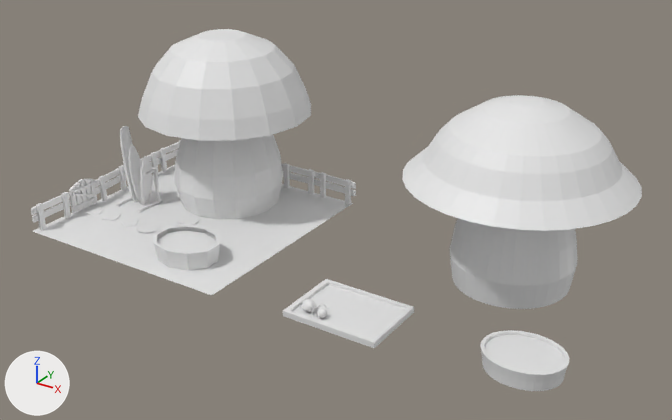
An edit to the Blender file public/models/Summer/summer.blend, drawn before and after from the same camera.
The view is the same before and after, from a 50 mm lens placed at (10.22, -11.19, 7.08), pointed at (2.86, 0.09, 0.82). The lights are fixed; the arrows at lower left show +X, +Y and +Z.

The older version as bpy lines, for what is in view:
```python
ob_bed = bpy.data.objects.new('bed', me_cube_004)
ob_bed.location = (4.01, -1.33, 0.0)
ob_bed.scale = (0.77, 0.563, 0.0459)
ob_container = bpy.data.objects.new('container', me_cylinder_007)
ob_container.location = (0.87, -1.25, 0.0)
ob_container.scale = (0.598, 0.488, 0.163)
ob_cylinder_002 = bpy.data.objects.new('Cylinder.002', me_cylinder_003)
ob_cylinder_002.location = (3.68, -1.8, 0.05)
ob_cylinder_002.rotation_euler = (0.0, 0.0, 1.571)  # degrees (0, 0, 90)
ob_cylinder_002.scale = (0.00759, 0.00759, 0.0107)
ob_oldcap = bpy.data.objects.new('oldcap', me_cylinder_001)
ob_oldcap.location = (5.56, 0.92, 1.72)
ob_oldcap.scale = (1.14, 1.14, 0.404)
ob_oldpool = bpy.data.objects.new('oldpool', me_cylinder_002)
ob_oldpool.location = (6.68, -1.25, 0.0)
ob_oldpool.scale = (0.584, 0.485, 0.139)
ob_oldstem = bpy.data.objects.new('oldstem', me_cylinder)
ob_oldstem.location = (5.56, 0.92, 0.0)
ob_oldstem.scale = (0.954, 0.954, 1.62)
ob_oldwater = bpy.data.objects.new('oldwater', me_cylinder_004)
ob_oldwater.location = (6.68, -1.25, -0.66)
ob_oldwater.scale = (0.584, 0.485, 0.139)
ob_sphere_001 = bpy.data.objects.new('Sphere.001', me_sphere_001)
ob_sphere_001.location = (3.67, -1.67, 0.15)
# also in view: 'cap' at (0.0, 0.92, 2.39); 'fence09' at (1.66, 1.94, 0.24); 'door' at (-1.92, -0.83, 0.3); 'fence08' at (0.83, 1.94, 0.24); 'stem' at (0.0, 0.92, 0.86)
```
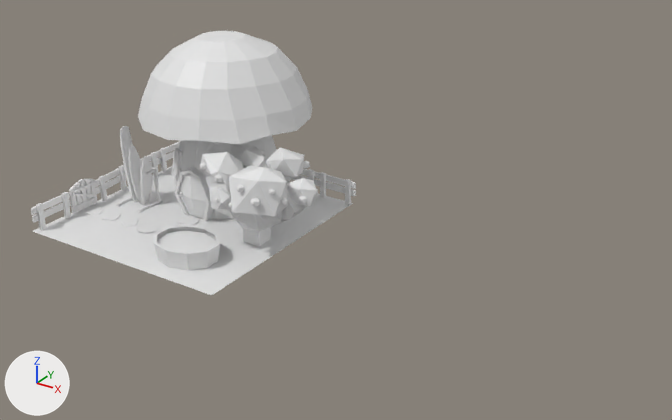
Commit message: summer model updates

Where the change shows, as pixel boxes [x1, y1, x2, y2] in the pictures (672 x 420 px):
'oldcap', deleted: before [402, 95, 642, 231]
'oldstem', deleted: before [450, 218, 578, 309]
'bed', deleted: before [283, 279, 414, 348]
'leaves.001', added: after [228, 166, 288, 216]
'oldwater', deleted: before [485, 335, 565, 373]
'oldpool', deleted: before [481, 330, 569, 391]
'trunk', added: after [205, 164, 306, 246]
'leaves.006', added: after [200, 152, 243, 184]
'leaves.003', added: after [266, 147, 310, 177]
'leaves.002', added: after [287, 178, 318, 207]
'leaves.004', added: after [238, 146, 267, 168]
'leaves.005', added: after [210, 187, 231, 208]
'Sphere.001', deleted: before [302, 299, 327, 318]
'Cylinder.002', deleted: before [310, 304, 330, 318]

The change, as a diff of the scene's bpy script:
```diff
--- a/public/models/Summer/summer.blend.py
+++ b/public/models/Summer/summer.blend.py
@@ ob_oldstem @@
-ob_oldstem = bpy.data.objects.new('oldstem', me_cylinder)
@@ ob_oldcap @@
-ob_oldcap = bpy.data.objects.new('oldcap', me_cylinder_001)
@@ ob_oldpool @@
-ob_oldpool = bpy.data.objects.new('oldpool', me_cylinder_002)
@@ ob_oldwater @@
-ob_oldwater = bpy.data.objects.new('oldwater', me_cylinder_004)
@@ ob_bed @@
-ob_bed = bpy.data.objects.new('bed', me_cube_004)
@@ ob_sphere_001 @@
-ob_sphere_001 = bpy.data.objects.new('Sphere.001', me_sphere_001)
@@ ob_cylinder_002 @@
-ob_cylinder_002 = bpy.data.objects.new('Cylinder.002', me_cylinder_003)
@@ ob_leaves_005 @@
+ob_leaves_005 = bpy.data.objects.new('leaves.005', me_icosphere_005)  # 24 vertices, 40 faces; spans x -0.98..0.75, y -0.76..0.68, z -1.11..0.65
+ob_leaves_005.location = (1.29, -0.75, 0.95)
+ob_leaves_005.rotation_euler = (0.0, 1.149, 0.0)  # degrees (0, 66, 0)
+ob_leaves_005.scale = (0.23, 0.23, 0.23)
@@ ob_leaves_006 @@
+ob_leaves_006 = bpy.data.objects.new('leaves.006', me_icosphere_004)  # 36 vertices, 60 faces; spans x -0.89..0.38, y -0.67..0.95, z -0.75..1.12
+ob_leaves_006.location = (0.94, -0.45, 1.36)
+ob_leaves_006.rotation_euler = (-1.069, -1.228, -0.902)  # degrees (-61, -70, -52)
+ob_leaves_006.scale = (0.39, 0.39, 0.39)
@@ ob_leaves_004 @@
+ob_leaves_004 = bpy.data.objects.new('leaves.004', me_icosphere_003)  # 24 vertices, 40 faces; spans x -0.702..0.73, y -0.711..0.553, z -0.524..0.729
+ob_leaves_004.location = (1.17, 0.32, 1.18)
+ob_leaves_004.rotation_euler = (0.0, 1.036, 0.0)  # degrees (0, 59, 0)
+ob_leaves_004.scale = (0.424, 0.424, 0.424)
@@ ob_leaves_003 @@
+ob_leaves_003 = bpy.data.objects.new('leaves.003', me_icosphere_002)  # 24 vertices, 40 faces; spans x -0.87..0.73, y -0.77..0.89, z -0.52..0.73
+ob_leaves_003.location = (1.84, 0.27, 1.35)
+ob_leaves_003.scale = (0.424, 0.424, 0.424)
@@ ob_leaves_002 @@
+ob_leaves_002 = bpy.data.objects.new('leaves.002', me_icosphere_001)  # 36 vertices, 60 faces; spans x -0.93..0.84, y -0.89..0.68, z -0.73..0.78
+ob_leaves_002.location = (2.32, -0.03, 1.05)
+ob_leaves_002.scale = (0.327, 0.327, 0.327)
@@ ob_leaves_001 @@
+ob_leaves_001 = bpy.data.objects.new('leaves.001', me_icosphere)  # 72 vertices, 120 faces; spans x -1.04..0.89, y -0.89..0.68, z -0.73..0.82
+ob_leaves_001.location = (1.91, -0.5, 1.15)
+ob_leaves_001.scale = (0.528, 0.528, 0.528)
@@ ob_trunk @@
+ob_trunk = bpy.data.objects.new('trunk', me_cube_013)  # 15 vertices, 0 faces, 14 loose edges; spans x -0.73..1.23, y -0.9..0.52, z 0.0..1.6; modifiers SKIN
+ob_trunk.location = (1.45, -0.17, 0.0)
+ob_trunk.scale = (0.651, 0.651, 0.839)
```
